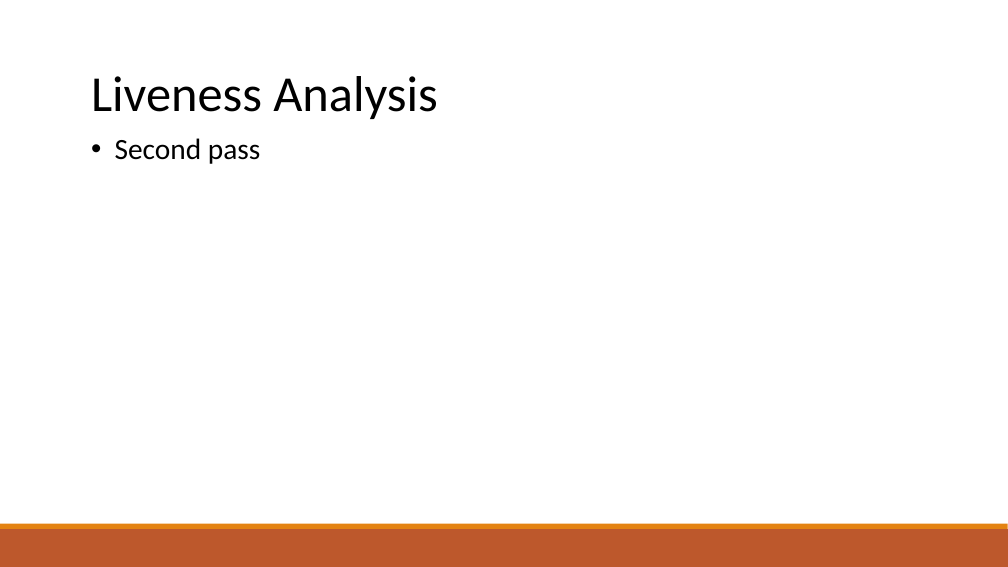
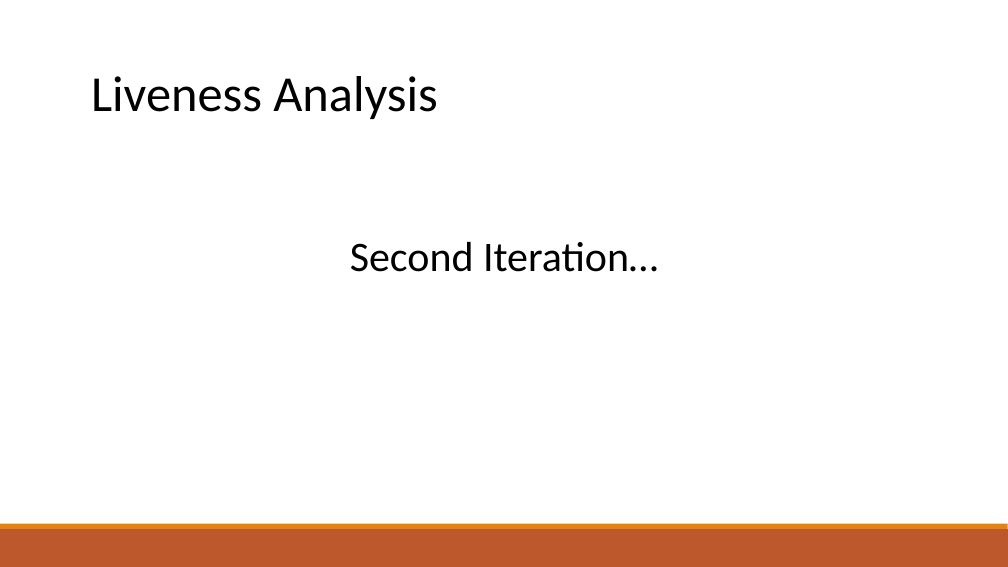
Before and after one commit to raghadzeidan/COMPILATION_TAU_FOR_STUDENTS, a slide deck: slide 25 of new_slides/register_allocation.pptx (slide 24 before the commit). Drawn at 1008x567 pixels with LibreOffice and Linux fonts; fonts in the diff are those of the drawing. Boxes give left, top, right and bottom in pixels: in the first picture for what was removed or moved away, otherwise in the second. Text is boxed around its words. In the diff, an @@ line names an element or a change of style, - is before the commit and + after.

```diff
--- a/new_slides/register_allocation.pptx
+++ b/new_slides/register_allocation.pptx
@@ text removed at box(115, 138, 260, 164) @@
-• Second pass
@@ text added at box(350, 242, 658, 272), 40 pt, text #000000 @@
+Second Iteration…
```
Also in this commit, not shown: 4 other slides changed, 48 slides added, 1 slide removed, 1 other file.
